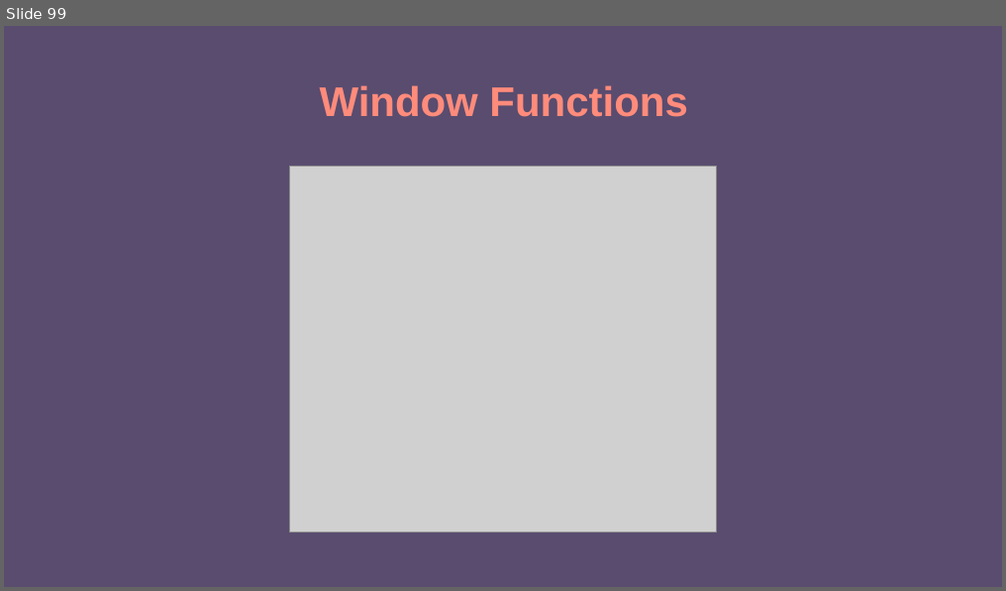
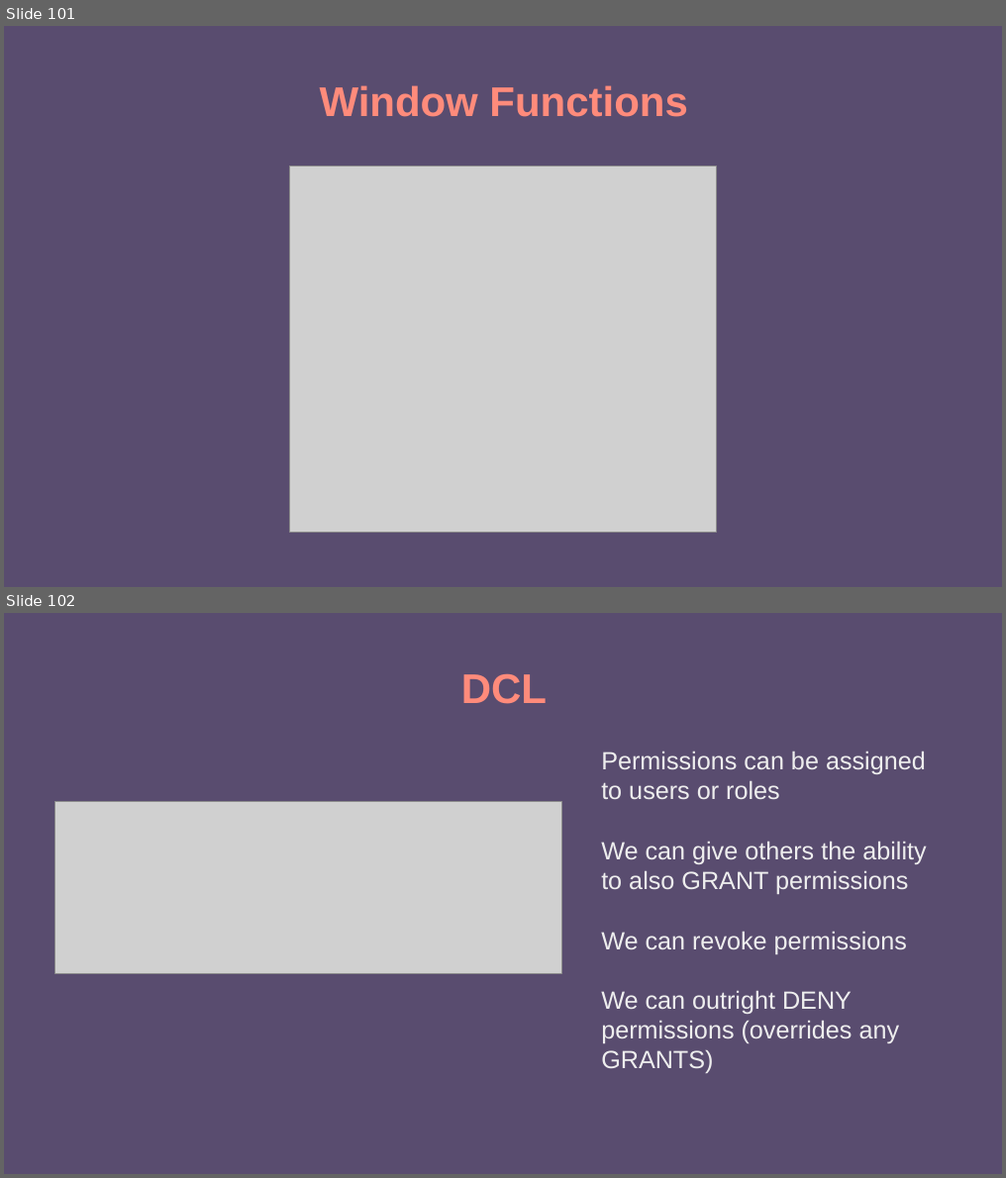
Before and after one commit to e-m-wilson/dotnet, a slide deck: Resources-Notes-Ppts/SQL/SQL_MSSQL.pptx. Shown one above the other, each under a label of ours: slide 99 before the commit, slides 101 and 102 after it. The pictures are 1006x591 and 1006x1178 pixels, drawn with LibreOffice and Linux fonts; fonts in the diff are those of the drawing; grey boxes stand for pictures. Boxes give left, top, right and bottom in pixels: in the first picture for what was removed or moved away, otherwise in the second. Text is boxed around its words. In the diff, an @@ line names an element or a change of style, - is before the commit and + after.

```diff
--- a/Resources-Notes-Ppts/SQL/SQL_MSSQL.pptx
+++ b/Resources-Notes-Ppts/SQL/SQL_MSSQL.pptx
@@ slide 102 added at [4, 613, 1002, 1174], background #594C6F @@
@@ text added at [461, 673, 547, 704], 30 pt, text #FF8B7B, bold @@
+DCL
@@ text added at [601, 752, 926, 1073], 18 pt, text #EEEEEE @@
+Permissions can be assigned to users or roles
+We can give others the ability to also GRANT permissions
+We can revoke permissions
+We can outright DENY permissions (overrides any GRANTS)
@@ picture added at [54, 802, 561, 973] @@
@@ what was slide 99 is now slide 101 @@
```
Also in this commit, not shown: 5 slides changed, 2 other slides added.
